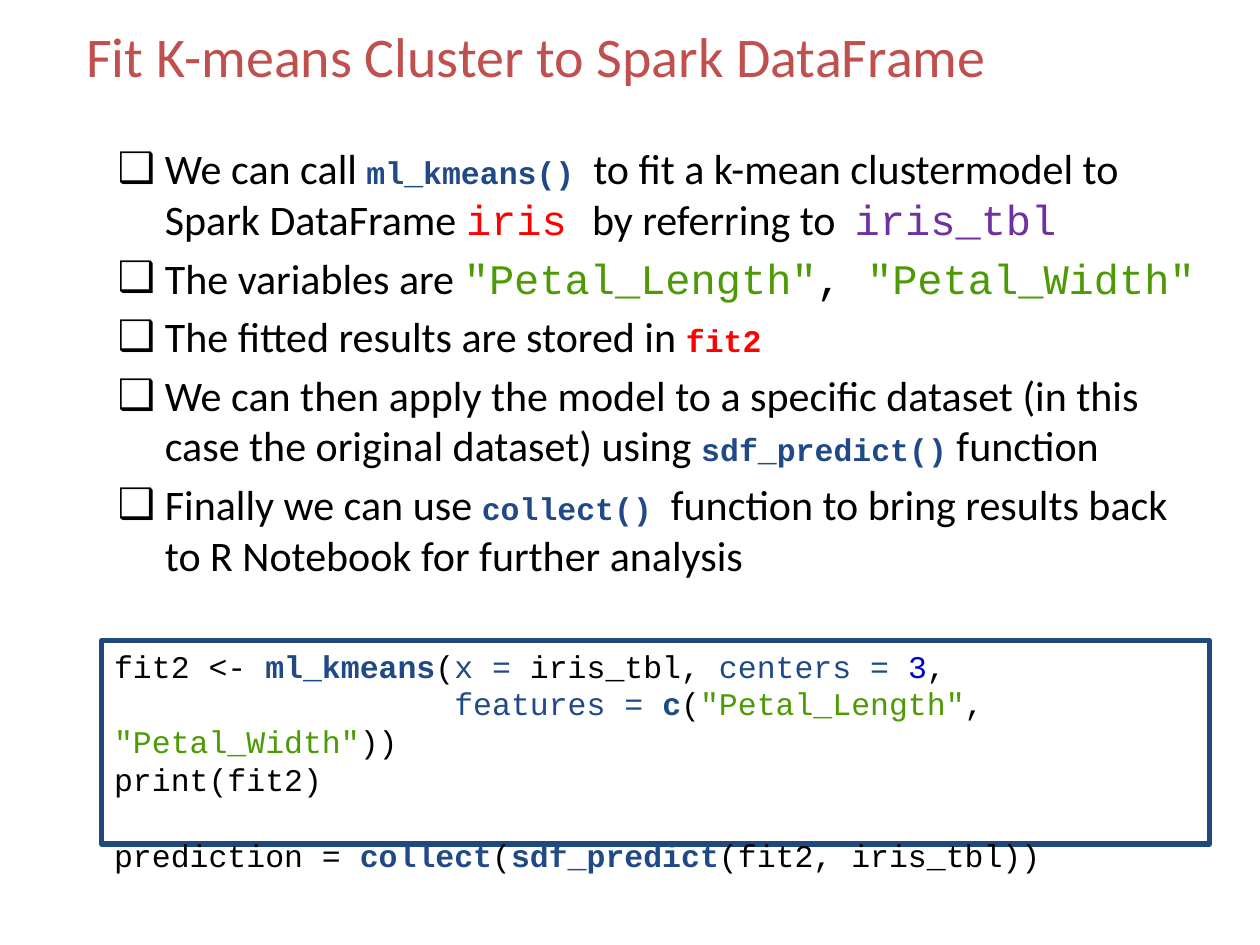
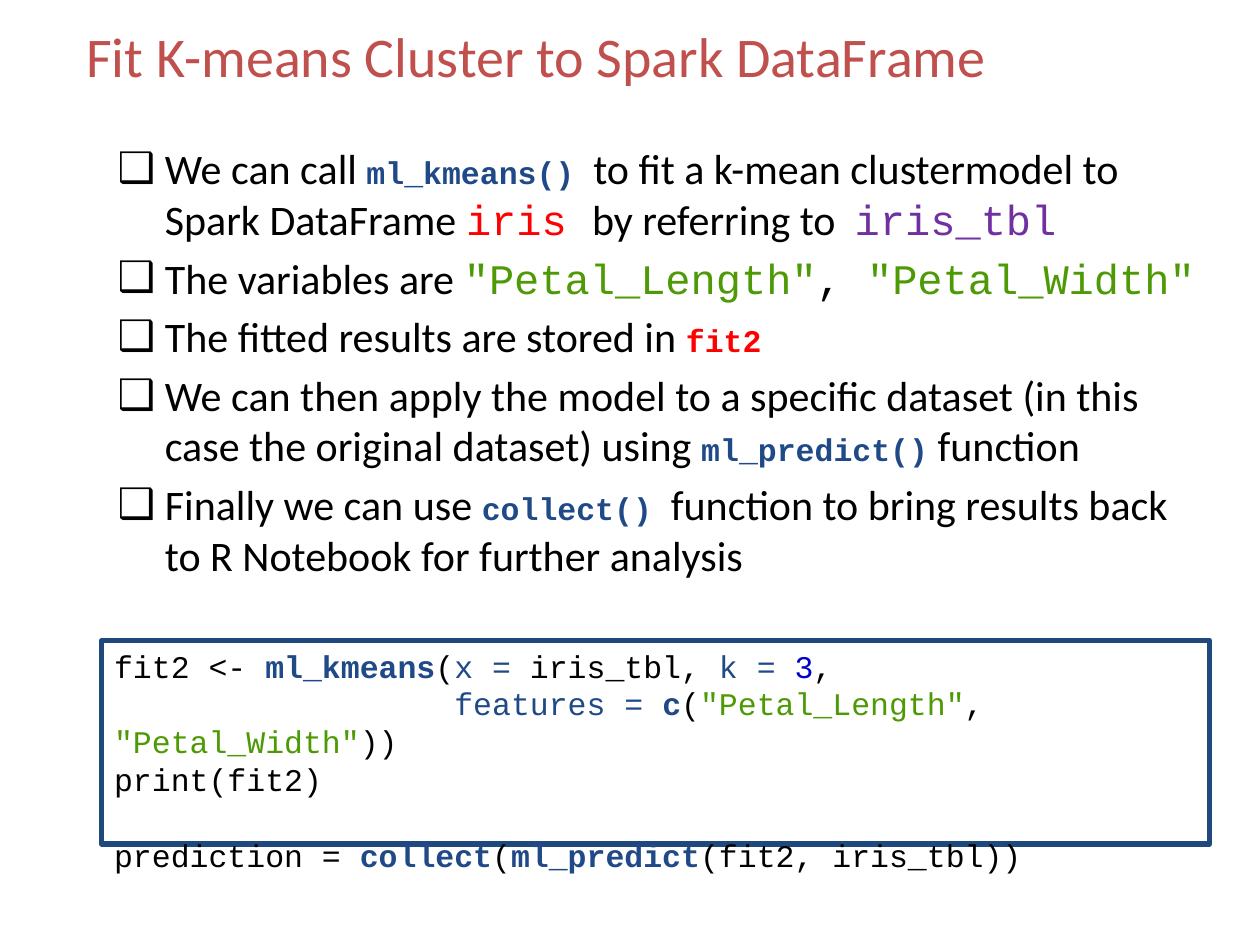
Before and after one commit to happyrabbit/DataScienceWorkshop2019, a slide deck: slide 16 of 03BigDataCloudPlatform/BigDataPlatform.pptx. Drawn at 1260x945 pixels with LibreOffice and Linux fonts; fonts in the diff are those of the drawing; background and template pictures are left out. Boxes give left, top, right and bottom in pixels: in the first picture for what was removed or moved away, otherwise in the second. Text is boxed around its words. In the diff, an @@ line names an element or a change of style, - is before the commit and + after.

Commit message:
big data platform

```diff
--- a/03BigDataCloudPlatform/BigDataPlatform.pptx
+++ b/03BigDataCloudPlatform/BigDataPlatform.pptx
@@ text at [165, 380, 1138, 469]: text changed @@
-❑ We can then apply the model to a specific dataset (in this case the original dataset) using sdf_predict() function
+❑ We can then apply the model to a specific dataset (in this case the original dataset) using ml_predict() function
@@ text in rectangle at [114, 655, 983, 760]: text changed; text colour #204A87 to #4E9A06 @@
-fit2 <- ml_kmeans(x = iris_tbl, centers = 3,
-features = c("Petal_Length", "Petal_Width"))
+fit2 <- ml_kmeans(x = iris_tbl, k = 3,
+features = c("Petal_Length", "Petal_Width"))
@@ text in rectangle at [114, 844, 1021, 874]: text changed @@
-prediction = collect(sdf_predict(fit2, iris_tbl))
+prediction = collect(ml_predict(fit2, iris_tbl))
```
